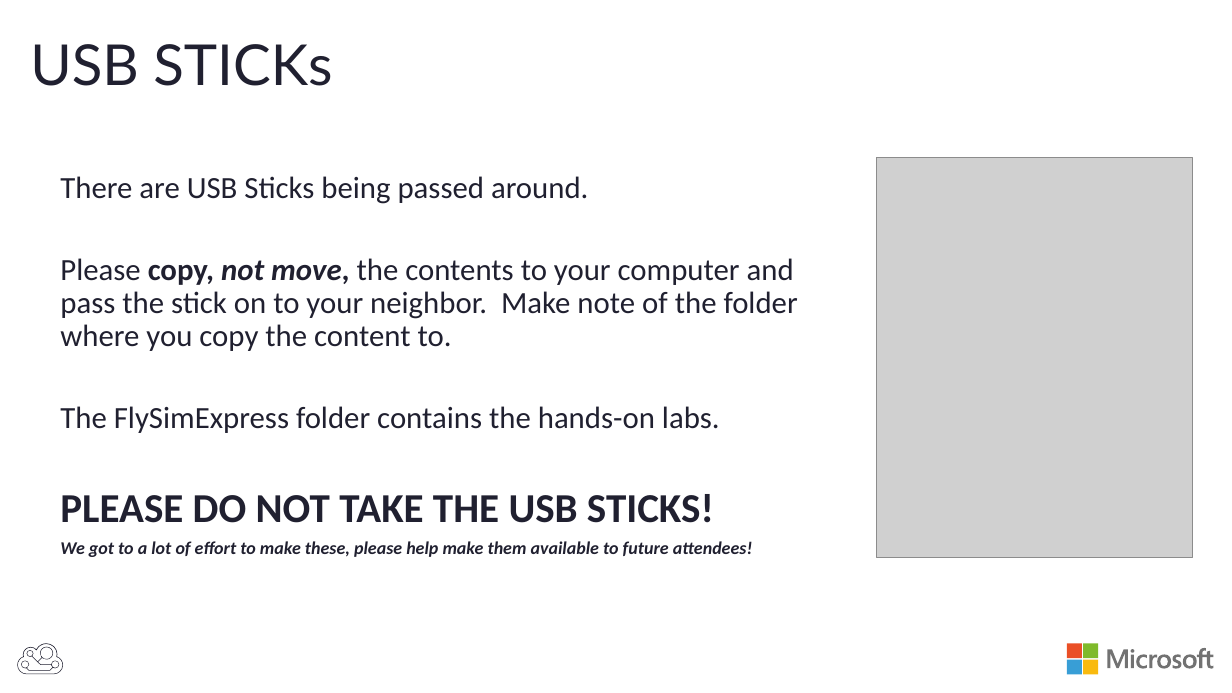
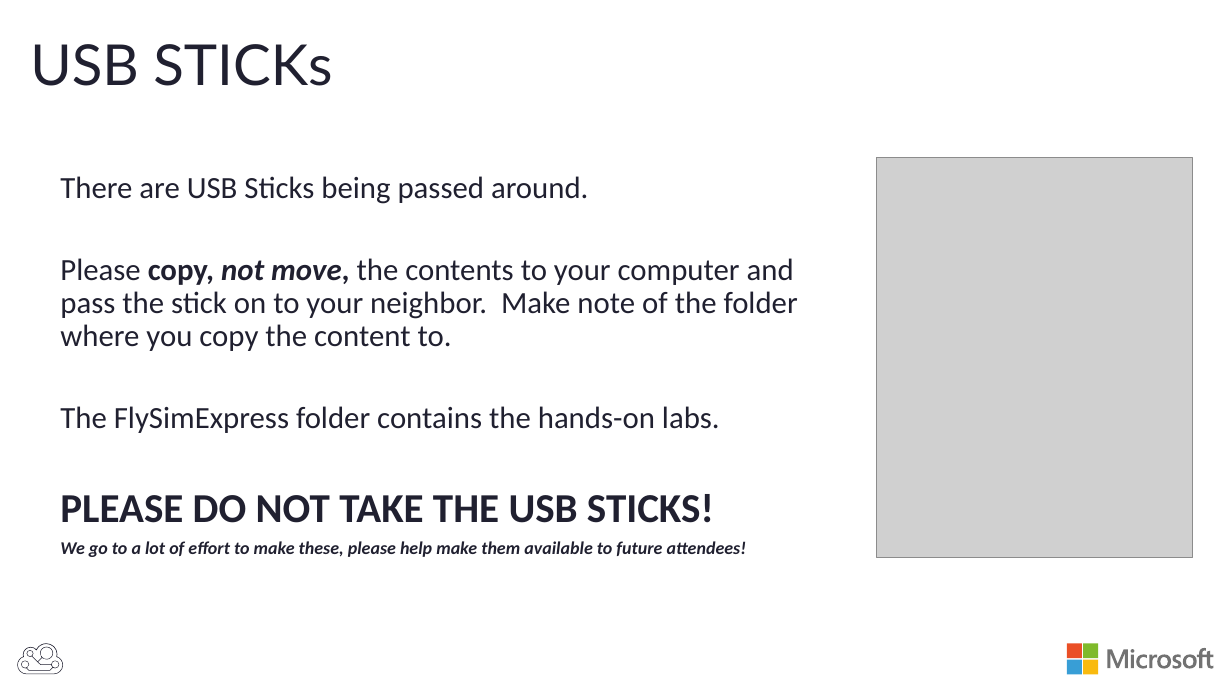
Before and after one commit to BretStateham/FlySimExpress, a slide deck: slide 3 of Slides/FlySimExpress-WalkIn.pptx. Drawn at 1232x693 pixels with LibreOffice and Linux fonts; fonts in the diff are those of the drawing; grey boxes stand for pictures. Boxes give left, top, right and bottom in pixels: in the first picture for what was removed or moved away, otherwise in the second. Text is boxed around its words. In the diff, an @@ line names an element or a change of style, - is before the commit and + after.

Commit message:
correct misspelling in slide

```diff
--- a/Slides/FlySimExpress-WalkIn.pptx
+++ b/Slides/FlySimExpress-WalkIn.pptx
@@ text at (60,541,747,557): text changed @@
-We got to a lot of effort to make these, please help make them available to future attendees!
+We go to a lot of effort to make these, please help make them available to future attendees!
```
